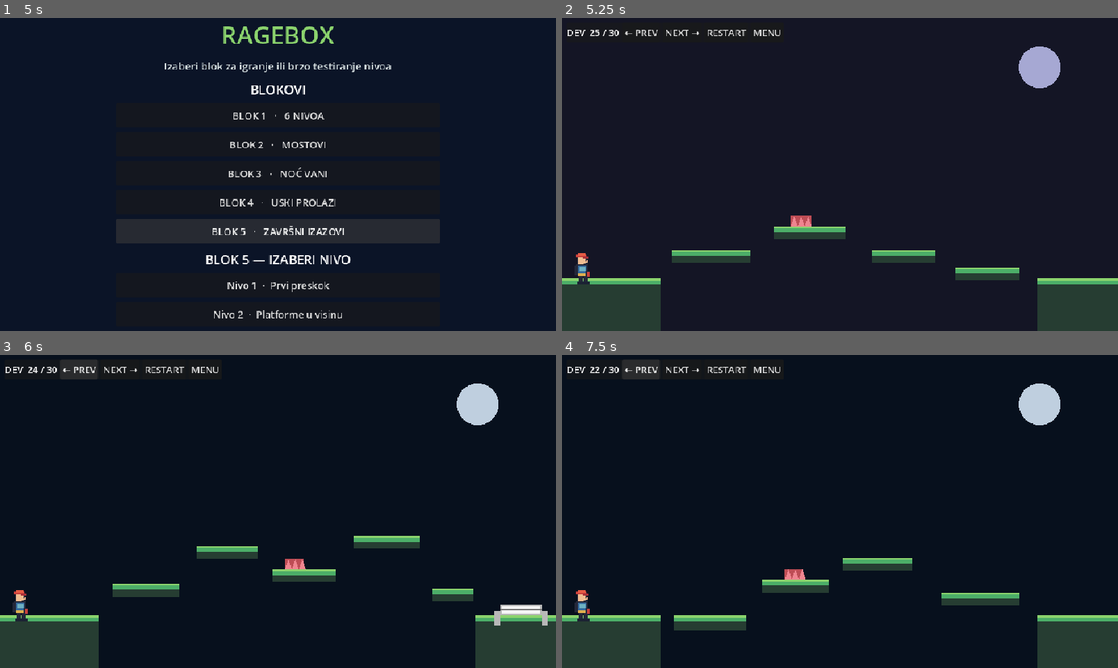
Above: before the commit, frames 1-4 (two rows, left to right).
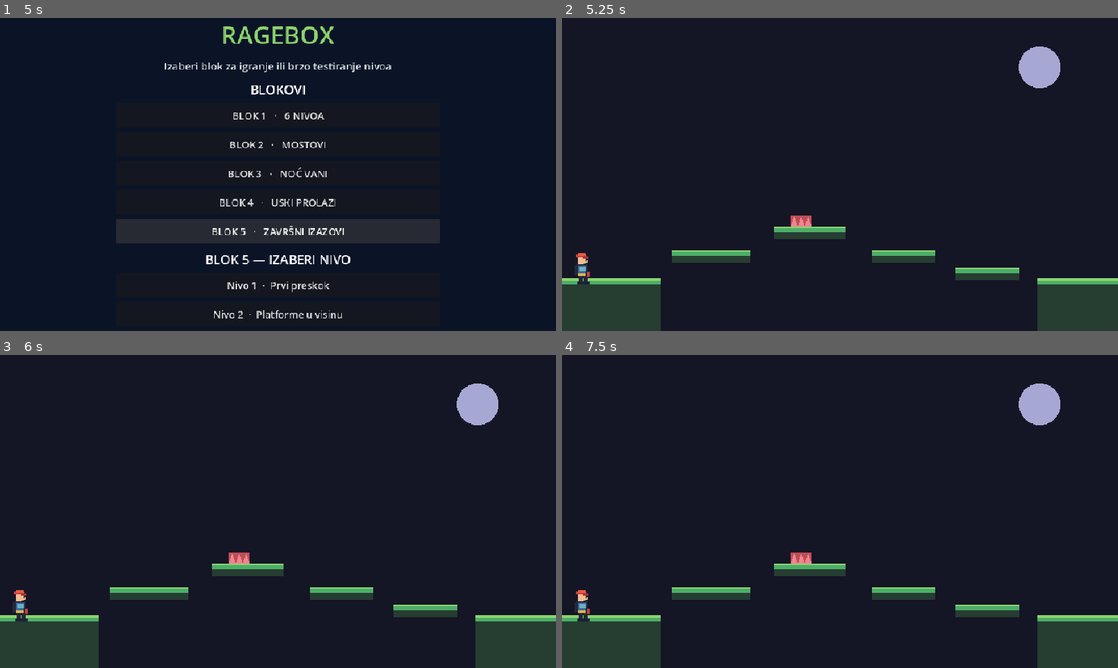
Above: after the commit, the same moments.

Repository: eldinhamzic/ragebox
Game: Godot game, scene res://scenes/Main.tscn
Same seed, same stepped clock (60 frames per second), same inputs: the game is played once before the commit and once after it.
Inputs (mouse positions are in pixels of both pictures, inside the frame that each line leads up to):
- Up to frame 1 (5 s): click "BLOK 1 · 6 NIVOA" at 0.5 s; click "BLOK 1 · 6 NIVOA" at 1.25 s; click "BLOK 2 · MOSTOVI" at 2 s; click "BLOK 3 · NOĆ VANI" at 2.75 s; click "BLOK 4 · USKI PROLAZI" at 3.5 s; click "BLOK 5 · ZAVRŠNI IZAZOVI" at 4.25 s
- Up to frame 2 (5.25 s): click "Nivo 1 · Prvi preskok" at 5 s
- Up to frame 3 (6 s): click (77, 370) at 5.75 s, where only the run before the commit has a clickable "← PREV"
- Up to frame 4 (7.5 s): click (639, 370) at 6.5 s, where only the run before the commit has a clickable "← PREV"; click (639, 370) at 7.25 s, where only the run before the commit has a clickable "← PREV"

Frame 1 is identical in both runs. In frame 2, 0.3% of the frame differs, in the area x 1-40%, y 3-6%; in frame 3, 5.2%; in frame 4, 5.5%, in the area x 1-90%, y 3-88%.

Commit message:
fix: block-aware test navigation and scene change callback

Diff:
--- a/games/troll-run/scripts/dev_level_nav.gd
+++ b/games/troll-run/scripts/dev_level_nav.gd
@@ -45,7 +45,7 @@
     get_tree().scene_changed.connect(_on_scene_changed)
     call_deferred("_refresh")
 
-func _on_scene_changed() -> void:
+func _on_scene_changed(_scene: Node) -> void:
     call_deferred("_refresh")
 
 func _refresh() -> void:
@@ -60,14 +60,14 @@
     if panel == null:
         _build_panel()
     panel.visible = true
-    level_label.text = "DEV  %02d / %02d" % [index + 1, LEVELS.size()]
-    previous_button.disabled = index == 0
-    next_button.disabled = index == LEVELS.size() - 1
+    level_label.text = "TEST  %d.%d  (%02d/%02d)" % [index / 6 + 1, index % 6 + 1, index + 1, LEVELS.size()]
+    previous_button.disabled = index % 6 == 0
+    next_button.disabled = index % 6 == 5
 
 func _build_panel() -> void:
     panel = PanelContainer.new()
     panel.position = Vector2(8, 8)
-    panel.size = Vector2(360, 34)
+    panel.size = Vector2(430, 38)
     panel.mouse_filter = Control.MOUSE_FILTER_STOP
     add_child(panel)
 
@@ -76,7 +76,7 @@
     panel.add_child(row)
 
     level_label = Label.new()
-    level_label.custom_minimum_size = Vector2(78, 28)
+    level_label.custom_minimum_size = Vector2(140, 28)
     level_label.vertical_alignment = VERTICAL_ALIGNMENT_CENTER
     row.add_child(level_label)
 
@@ -109,10 +109,10 @@
 
 func _go_previous() -> void:
     var index := _current_index()
-    if index > 0:
-        get_tree().change_scene_to_file(LEVELS[index - 1])
+    if index >= 0 and index % 6 > 0:
+        GameState.start_level(index / 6, index % 6 - 1, LEVELS[index - 1])
 
 func _go_next() -> void:
     var index := _current_index()
-    if index >= 0 and index < LEVELS.size() - 1:
-        get_tree().change_scene_to_file(LEVELS[index + 1])
+    if index >= 0 and index % 6 < 5:
+        GameState.start_level(index / 6, index % 6 + 1, LEVELS[index + 1])
